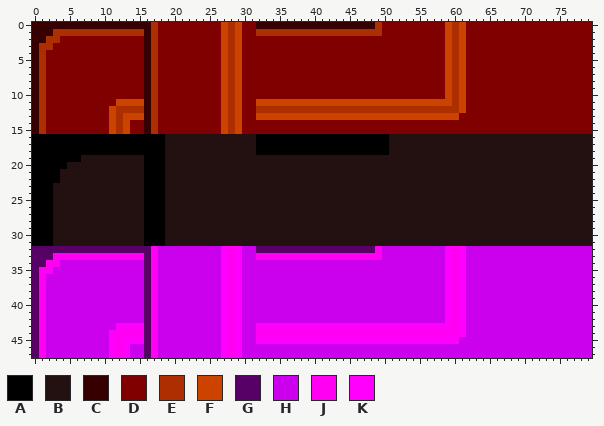
Sprite sheet -- sprites/TileSet.png. This is how it looked before the edit.
The file is 80x48 pixels. Colours within 5 levels of each other are drawn and written as one.
Palette (. is transparent): A #000000  B #231010  C #370000  D #800000  E #ad2e00  F #cc4300  G #570066  H #cb00ed  J #ff00f3  K #ff00fc
And afterwards:
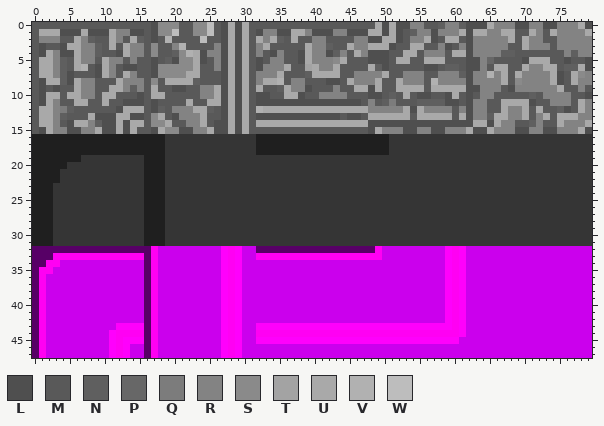
Colours new in this view: L #4f4f4f  M #595959  N #5f5f5f  P #676767  Q #7c7c7c  R #838383  S #8a8a8a  T #a3a3a3  U #a9a9a9  V #b1b1b1  W #bdbdbd
Changes in this commit:
colour A: #000000 -> #1f1f1f
colour B: #231010 -> #353535
Changed rows in their new state; - is a pixel that keeps its letter.
first column x 0:
 0 MMMMMMMMMMMMMMMMMLSSSMMSSWMLULUMMMMMMMMMMMMMMMMMMULULLRRMMNRRNLLLURRRLLRRLLRRRUL
 1 MUUULLLULLLURRLLMLSSWMMSSWMLULUMLRRLLUURLLLRRLLLUULULMNRRLRRRULUURRUUMMURMURRRRU
 2 MRRRMMURNMMURMUNMLMVMMMMWMMLULUMURUNMUMMRRMMMMRRLLUULMRRULMUUMLRRRRRUMURRMMRRRRR
 3 MLMMLUURRNMUMURRMSMMRVMMMMRLULUMRUMMMMMURRNMMURRUUULMMUUMMRLMRLRRRRRMMURRRMRRRRR
 4 MLURLLURRNMMLURRMSMMNSVULRRLULUMRMLRMMLURRLNRMURLLLMMUUMRRRMUULRRRRNNMMMMMMMRNRR
 5 MUURNMURRMURRMRMMLMNLSSULMRLULUMLMRRMMLURRRSUMMMLLLMUUMMUUUMMMLLRPMMMMLUUUMMLMML
 6 MUURNMUVMLURMLLMMLSSSSSUMMRLULUMLRRRUMMTURRUMMMMUNLMMMMMLLMNNMLLRMUUMMURRUUMNNUL
 7 MUURNLMMMLURMURMMLSSSSUUMMMLULUMRRRUMMMNUUUUMMRRRRUMMRRRMMRRRNLRRVRUMURRRRULMUSR
 8 MLUUNLURRMMMURRRMSMUUUUNMMMLULUMRUUVMRRMMMLLMURRRUMMURRRMVRRRRLRRRRUMSRRRRULMURR
 9 MLMLMMURRMMUURNRMUMMLLMMRRULULUMUMMNURRLMMMRMMUULUMMUUUUMUUUUULLRRRMLRRRRRRUMMRM
10 MLUUMUURRMUUMMMLMUUMMMMMRRULULUMLLMMUULMMRRRRMMMLLMNMUMLLMMLUMLMRRMMMMMNMRRRRMML
11 MLURMMUUMMUMMLLLMLMMMMUMMUULULUMLLLLLLLLLLLLLLLMRMNQMMMNNNNLLMLRRMMUUUULMMRRRMUR
12 MUURQNMMMMMMLUUUMLNMRRRUUNMLULUMVUUUUUUUUUUUUUUURRRRRULURRRRMRLRRMMURRUMUMMNLMUR
13 MUURNMMMULLLUULLMSUMLRRRUMMLULUMLLLLLLLLLLLLMLLMUUUUUUMUUUUUMULRRNUURRUMRUMUUURR
14 MUURMLUURNLLULUUMSSUMMRRUMLLULUMUUUUUUUUUUUUUUUULLLLLLLLLLLLLLLUULURRMMNRMMURRRU
15 MLURRLLRRULLULUMMLUSSLLRRULLULUMMMMMMMMMMMMMMMMMLURRRLLRRLLRRRULLURRRLLRRLLRRRUL
